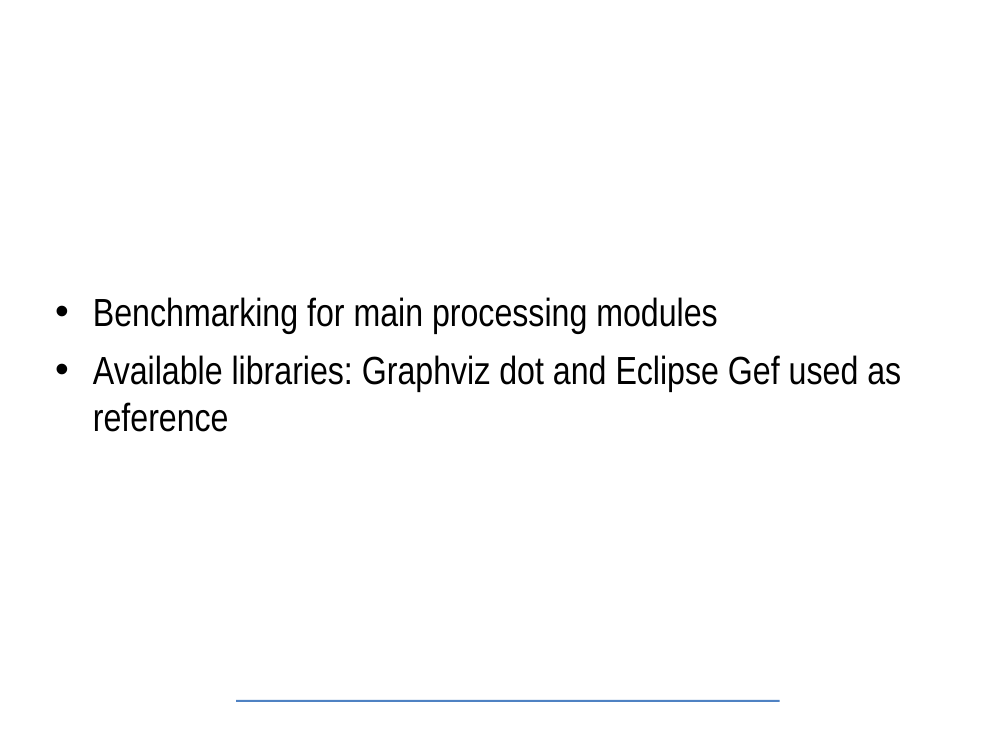
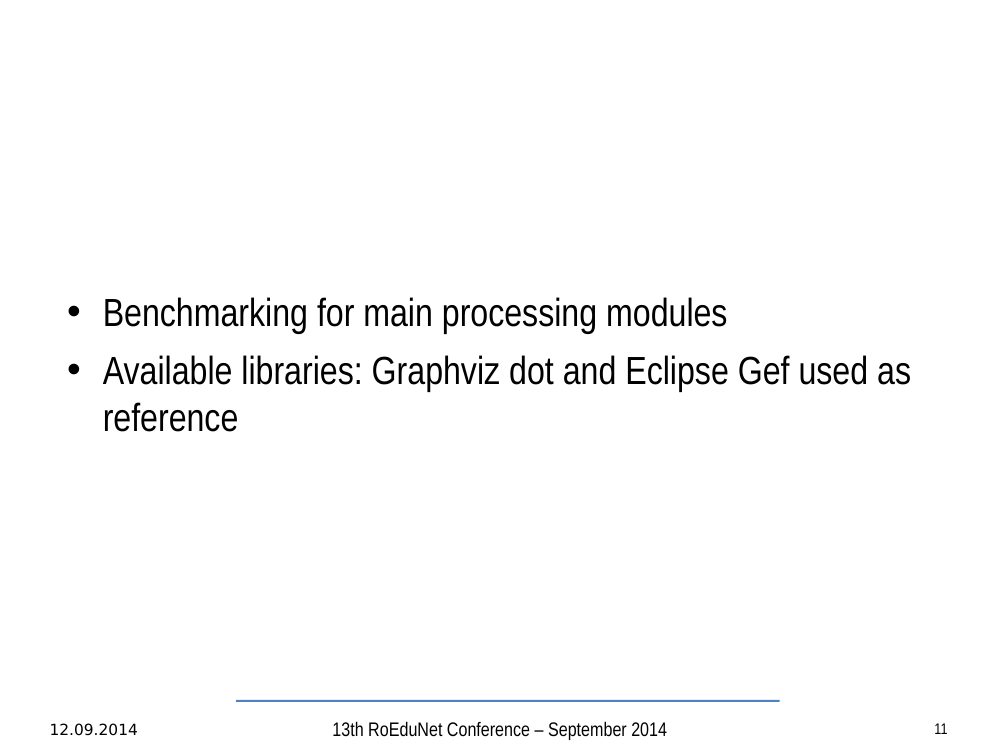
Before and after one commit to TudorVisan/Diploma, a slide deck: slide 11 of andrei.musat/prez/articol/bachelor-slides-en.odp (slide 12 before the commit). Drawn at 1008x756 pixels with LibreOffice and Linux fonts; fonts in the diff are those of the drawing; background and template pictures are left out. Boxes give left, top, right and bottom in pixels: in the first picture for what was removed or moved away, otherwise in the second. Text is boxed around its words. In the diff, an @@ line names an element or a change of style, - is before the commit and + after.

```diff
--- a/andrei.musat/prez/articol/bachelor-slides-en.odp
+++ b/andrei.musat/prez/articol/bachelor-slides-en.odp
@@ title "Results - Benchmarking": place and size @@
-title "Results - Benchmarking" at box(93, 297, 298, 333)
+title "Results - Benchmarking" at box(103, 297, 308, 333)
@@ text "Benchmarking for main processing modules" at box(103, 297, 911, 432): indent changed @@
@@ text added at box(50, 723, 138, 736), 11 pt, text #000000 @@
+12.09.2014
@@ text added at box(332, 721, 667, 740), 14 pt, text #000000 @@
+13th RoEduNet Conference – September 2014
@@ page number added at box(934, 723, 947, 734), 11 pt, text #000000 @@
+11
```
Also in this commit, not shown: 14 other slides changed, 1 slide added, 2 slides removed, 2 other files.
